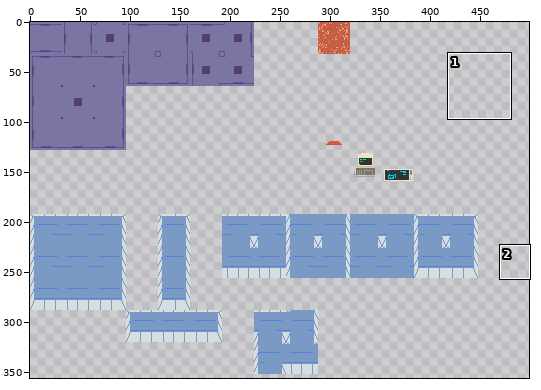
Pixel-art file: stuff/maps/spritesheet.ase. The picture above shows the old version from afar; the outline marks the close-up.
Close-up. First the earlier version:
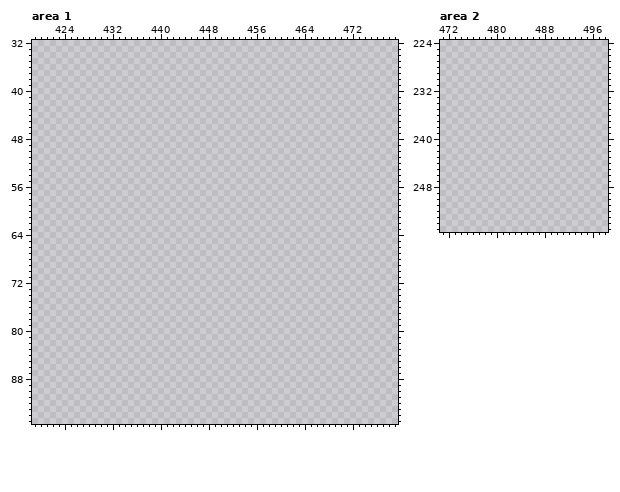
1024x1024 pixels, 1 frame. Colours within 5 levels of each other are drawn and written as one. Shown: area 1: x 419..479, y 32..95; area 2: x 471..498, y 224..255. The wide view leaves out empty margins. The commit also changed other parts of the picture, which this record leaves out.
Palette (. is transparent): 
Pixels before, area 1 (only the part around the change), first column x 419:
32 .............................................................
33 .............................................................
34 .............................................................
35 .............................................................
36 .............................................................
37 .............................................................
38 .............................................................
39 .............................................................
40 .............................................................
41 .............................................................
42 .............................................................
43 .............................................................
44 .............................................................
45 .............................................................
46 .............................................................
47 .............................................................
48 .............................................................
49 .............................................................
50 .............................................................
51 .............................................................
52 .............................................................
53 .............................................................
54 .............................................................
55 .............................................................
56 .............................................................
57 .............................................................
58 .............................................................
59 .............................................................
60 .............................................................
61 .............................................................
62 .............................................................
63 .............................................................
64 .............................................................
65 .............................................................
66 .............................................................
67 .............................................................
68 .............................................................
69 .............................................................
70 .............................................................
71 .............................................................
72 .............................................................
73 .............................................................
74 .............................................................
75 .............................................................
76 .............................................................
77 .............................................................
78 .............................................................
79 .............................................................
80 .............................................................
81 .............................................................
82 .............................................................
83 .............................................................
84 .............................................................
85 .............................................................
86 .............................................................
87 .............................................................
88 .............................................................
89 .............................................................
90 .............................................................
91 .............................................................
92 .............................................................
93 .............................................................
94 .............................................................
95 .............................................................
After:
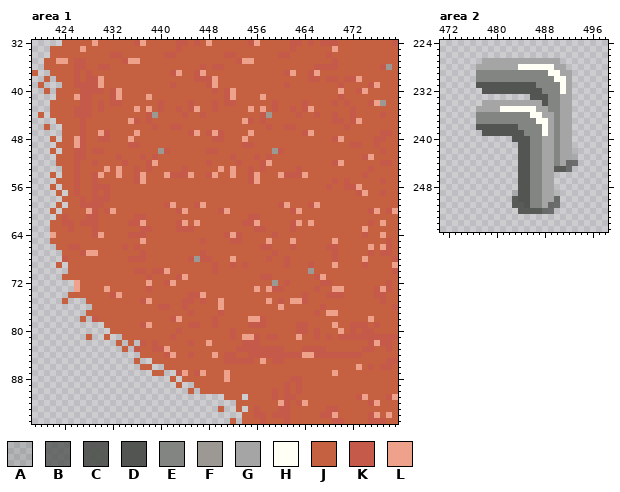
Colours new in this view: A #52555234  B #525552cb  C #525552f2  D #525552  E #838583  F #9c9994  G #a4a5a4  H #fffff6  J #c56141  K #c5594a  L #eea18b
The exact change:
Changed rows in their new state; - is an unchanged pixel.
Area 1:
first column x 419:
32 -----JJJJJLJJJJJJKLJJJJJKKJKJLJJJJJJKLJJJJJKKJKJKKKJJJJJJJJJK
33 ---JJJJJLJJJJJJJJJJJJJJJKJJJJJJJJJJJJJJJJJJKJJJJJJLJJJJJJJJJJ
34 ---JJJJJJJJJJKKJJJJJJJKKJJJJJJJJKKJJJJJJJKKJJJJJJKJJJJJJJJJJJ
35 --JJLLJKKJJJJJJKLLJJJJJJJJJJJJJJJJKLLJJJJJJJJJJJJJKJJJJJJJJJJ
36 --JJJJJKKJJKKJJJJJJJJJJJJJJJKJKKJJJJJJJJJJJJJJJKKKKJJJJJJJKFJ
37 J--JJJJKJKJJJJJJJJJJJJJKLJJKLJJJJJJJJJJJJJKLJJKLJJJJJJJJJJJJJ
38 --J-JJJKJKKLJJJJJJJJJJJJJJJKKKLJJJJJJJJJJJJJJJKKJKKJKKLJJJJJJ
39 -J---JJKKKKLJJJJJJJJJJJKJJJJJKLJJJJJJJJJJJKJJJJJJJJKJJJJKLJJJ
40 --J-JJJJKKKKJKLJJJJJJJJJJJJJJJKJKLJJJJJJJJJJJJJJJJJLJJKLJJJJJ
41 ----JJJLKKJJJKLJJJJLJJJJJJJJJJJJKLJJJJLJJJJJJJJJJJJKJJJJJJJJJ
42 ---JJJJJKKJKJKKJJJJJJKJJJJKJJJKJKKJJJJJJKJJJJKJJJJKJKJJJKLFJJ
43 ---JJJJKKKJKJJJJJLJLJKJJKJKLJJKJJJJJLJLJKJJKJKLJJJJJJKJJJJJJJ
44 -J-JJJJKKKJJJJJJJJJKFJJJJKJJKJJJJJJJJJKFJJJJKJJKJJKJJKJJJJKJJ
45 ----JJJJKJJJJJJJLKJKJJJJJJJJJJJJJJJLKJKJJJJJJJJJJJKKJKLJJJJJJ
46 --J--JJJKJJJJJJJJJJJKJJKKJJJJJJJJJJJJJJKJJKKJJJJJJJJKJJJJJJJJ
47 -----JJJKJJLKJJJJLJJJJJJJJKLJKLKJJJJLJJJJJJJJKLJJJJJJJJJJJKKJ
48 ---J-JJLKJJKKJJJLJJJJJJJJJJJJJKKJJJLJJJJJJJJJJJJJJKLJJJJJKKJJ
49 ----JJJLKJJJJJJJKKJJJJJJJJJJJJJJJJJKKJJJJJJJJJJJJJJJJKKJJKJJJ
50 ---J-JJKKJKKJJJJJJJJJFKJJJJJJKKJJJJJJJJJFKJJJJJJJJJJJJJJJJKJJ
51 ----JJJKKJJJJJKJJJKJKJJJJJJJJJJJJKJJJKJKJJJJJJJJJJJJJJJKLJJJJ
52 ----JJJKJJKJJJJKJJJKLJJJJJJJJKJJJJKJJJKLJJJJJJJJJJKLJJJJJJKKJ
53 -----JJKJJJJLJLJJKJKJJJJJKJJJJJLJLJJKJKJJJJJKJJJJJJJJJJJKJJJJ
54 ---J-JJKJJKLJJLJJKLJJJLKKKLJJKLJJLJJKLJJJLKKKLJJJJJJJJJKJJJJJ
55 ----JJJKJJKJJJJJJKLJJJJJJJJJJJJJJJJJKLJJJJJJJJJJJJKJKJJJJJKJJ
56 ---J-JJKJJKKKJJJJJJJJJJJJJJJJJJJJJJJJJJJJJJJJJJJJKJJKKLJJJJJJ
57 ----J-JKJJKJKJJJJJJJJJJJJJJJJJJJJJJJJJJJJJJJJJJJJJJJJJKLJJKJJ
58 -----JJJKJKKKJJJJJJJJJJJJJJJJJJJJJJJJJJJJJJJJJJJJJJJJJJJJJJJJ
59 ----J-JJKKKKJJJJJJJJJJKLJJJKLJJJJJJJJJJJJKLJJJKLJJJJJJJJJJJJJ
60 ---J-JJJJLKJKLJJJJJJJJJJKLJJJJJKLJJJJJJJJJJKLJJJJJJJJJJJKLJKL
61 ----JKJJJKKJJJJJJKKJJJJJJJJJJJJJJJJJKKJJJJJJJJJJJJJJJJJJJJJJJ
62 ---JJKKJKKKJJJJJKKLJJJJJKLJLJJJJJJJKKLJJJJJKLJLJJJJJJJJJKJLJJ
63 ---JJJKJJJKJJJJJJJKKJJJJKKKJJJJJJJJJJKKJJJJKJJJJJJJJJJJLJJJJJ
64 ---LJJJJJJKLJJJJKKKJJJJJJJJJJJJJKLKJJJJJKJJJJJJJJJJJJJJKJJLJJ
65 ---JJJJJJJJJJJJJJJLJJJJJJJJJKJJJJKKJJJJLJJJLJJJJJJLJJJJJJJJKJ
66 ----JJKKJJJJJJJKJKJJJJJJJJJJJJJJJJJJJJKKJJJKJJJJJKKJJJJJLJLKJ
67 -----JJJKLLJJJJJJJKJJJJJJJJJKJJJJJJJJJJJKJJJJJJJJJKJJJJJKJKKJ
68 -----KJJJJJJJJJJKKKJJJJJJJKFKKJJJLJJJJJKJJKJJJJJJJKJJJJLJJJJK
69 ----J-JJJJJJJJJJJJJJJJJJJJJJJJKJJKJKJJJJJJKJJJKJJJLJJJJKJJJJL
70 ------JJJJJJJJJJJKKJKKLJJJJJJJKJJJJJJJJJJJJJJJFJJJJJJJJJJJJJK
71 -----JJJJJJJJJJJJJJKJJJJKLJJJJJJJJJJJJKKJJJJJJJKLJJJJJJJJJJJJ
72 -------LJJJJJJJJJJJLJJKLJJJJJJJJJJJJJJJJFJKJJJJJKKJJJJJJJJJKJ
73 -------LJJJJLJJJJJJKJJJJJJJJJJJJJJJJJLJLKKJJJJJKJJLLJJJJJKLKJ
74 ------JJJJJJJKLJJJJJJJJJJJKKLJJJJJJJJJJJJJJJJKJJJKKKJJJJJKKJJ
75 -----J---JJJJJJJJJKLJJJJJKKJKJJLJJJJJJJLJKJLLKJJJJJJJJJJJJKJJ
76 ----------JJJJJJJJJJJKKJJKJJJJJLJJJJJJJJJLJJJJJJKJJJJJJJJJJJK
77 ---------JJJJJJJJJJJJJJJJJKJJJJKJJJJJJJJJJJJJJJKJLLJJJJJJJJJJ
78 --------J-KJJJJJJJJJJJJKLJJJJJKJJJJJLLKJJJJJJJJJJJJJJJJJLJJJJ
79 ------------JJJJJJKLJJJJJJKKJJKJJJJJKKKJJJJJKKJJJJLJJKKKJKJJJ
80 -------------JJJJJJJJJJJKJJJJJJJJKJJJJJJJJJJKKJKJJJLJKJKKJJJJ
81 ---------J--J--JJJJJJJJKJJJJJJJJJKJLLKJKKJJJLJJKJKJKKKKKKKKKK
82 --------------J-J-KJKJJJJJKJJLJJJJJKKKJJJJJJJJJJJJJJJJJJKLKKJ
83 ---------------J-KJJKKLJJJJJJJJJJJKKKKKKKKJJJKKKKJJJJJJKKJJKJ
84 ------------------JJJJKLJJKJJJLJKKJJKKKKKKKKKLLKKKKKKKKJJJJJJ
85 -----------------J--JJJJJJJJJJJJKKKKKJLJKKJJJJJJJJJJJJJJJJJKK
86 ------------------JJ--JJJJJJJJJJJJJJJJJJJJJJJJJJJJJJJJLJKJKKJ
87 --------------------JJ--KLJKLJJJLJJJJJJJJJJJJJJJJJLJJJJJJJJJJ
88 -----------------------J-JJJJJJJLJJJJJJJJJJKKJJJJJJJJJJJJJJJJ
89 ------------------------J--JJJJJJJJJJJJJJJKJKJJJJJJJJJJJJJJJJ
90 --------------------------J-JJJJJJJJJJJJKJKJKJJJJJJJJJJJJJJJJ
91 --------------------------------JJJ-JJJJKJKKJJJJJJJJJJKLJJJKL
92 ----------------------------------JJJJJJJLKJKLJJJJJJJJJJKLJJJ
93 -------------------------------J--J-JKJJJKKJJJJJJKKJJJJJJJJJJ
94 -----------------------------------JJKKJKKKJJJJJKKLJJJJJKLJLJ
95 ---------------------------------J-JJJKJJJKJJJJJJJKKJJJJKKKJJ
Area 2:
first column x 477:
227 -GGGGGGGGGGGGG---
228 GGGGGGGHHHHHHGG--
229 EEEEEEEEEEEEHHGG-
230 EEEEEEEEEEEEEHHG-
231 DDDDDDDDDDEEEEHG-
232 -DDDDDDDDDDEEEHG-
233 ---------DDDEEGG-
234 -GGGGGGGGGGDEEGG-
235 GGGGHHHHHHGGEEGG-
236 EEEEEEEEEHHGGEGG-
237 EEEEEEEEEEHHGEGG-
238 DDDDDDDEEEEHGEGG-
239 -DDDDDDDEEEHGEGG-
240 ------DDDEEGGEGG-
241 -------DDEEGGEGG-
242 -------DDEEGGEGGA
243 -------DDEEGGEGGA
244 -------DDEEGGEGBB
245 -------DDEEGGCCB-
246 -------DDEEGG----
247 -------DDEEGG----
248 -------DDEEGG----
249 ------ADDEEGGA---
250 ------CDDEEGGB---
251 ------CCDEEGBB---
252 -------CCCCBB----
Where, in picture pixels (left, top, right, bottom), the same in both close-ups:
added: (32, 40, 398, 424)
added: (476, 58, 578, 214)
